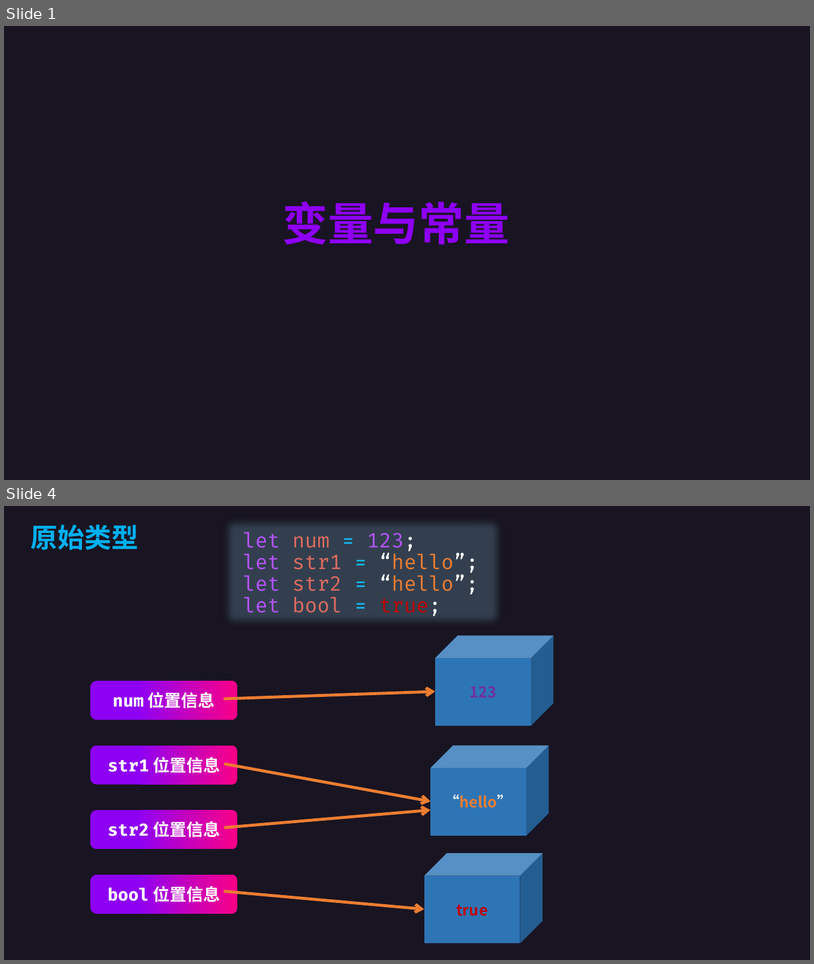
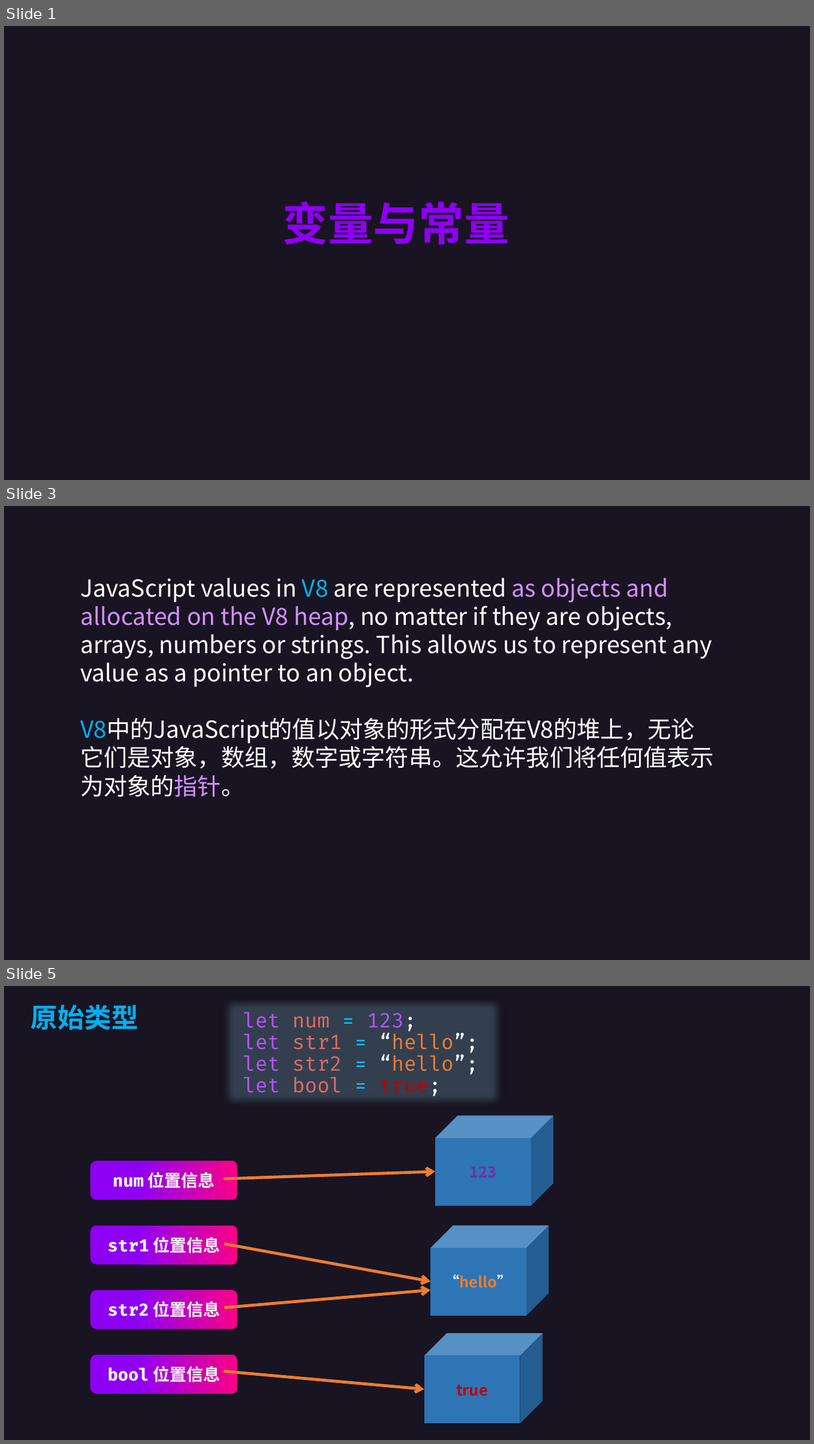
Before and after one commit to code-tutorial/ECMAScript, a slide deck: JavaScript 基础知识/01-变量/Variables.pptx. Shown one above the other, each under a label of ours: slides 1 and 4 before the commit, slides 1, 3 and 5 after it; the slides between them are not shown. The pictures are 814x964 and 814x1444 pixels, drawn with LibreOffice and Linux fonts; fonts in the diff are those of the drawing. Boxes give left, top, right and bottom in pixels: in the first picture for what was removed or moved away, otherwise in the second. Text is boxed around its words. In the diff, an @@ line names an element or a change of style, - is before the commit and + after.

```diff
--- a/JavaScript 基础知识/01-变量/Variables.pptx
+++ b/JavaScript 基础知识/01-变量/Variables.pptx
@@ slide 3 added at [4,506,810,960], background #191422 @@
@@ text added at [80,577,714,796], 28 pt, text #FFFFFF @@
+JavaScript values in V8 are represented as objects and allocated on the V8 heap, no matter if they are objects, arrays, numbers or strings. This allows us to represent any value as a pointer to an object.
+V8中的JavaScript的值以对象的形式分配在V8的堆上，无论它们是对象，数组，数字或字符串。这允许我们将任何值表示为对象的指针。
@@ what was slide 4 is now slide 5 @@
```
Also in this commit, not shown: 1 slide changed, 3 other slides added.
